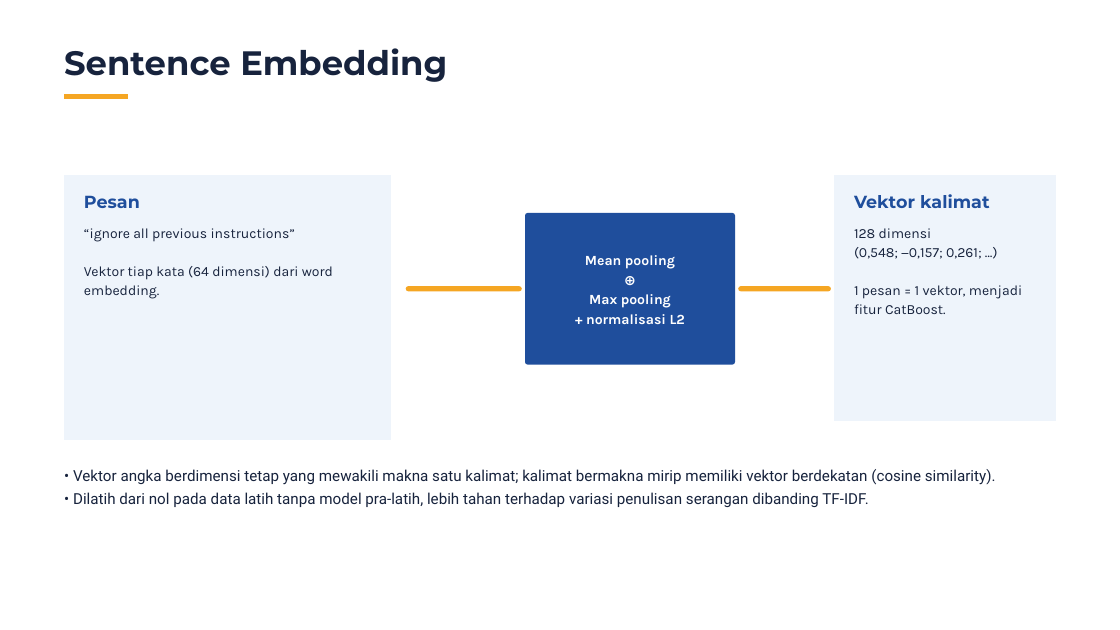
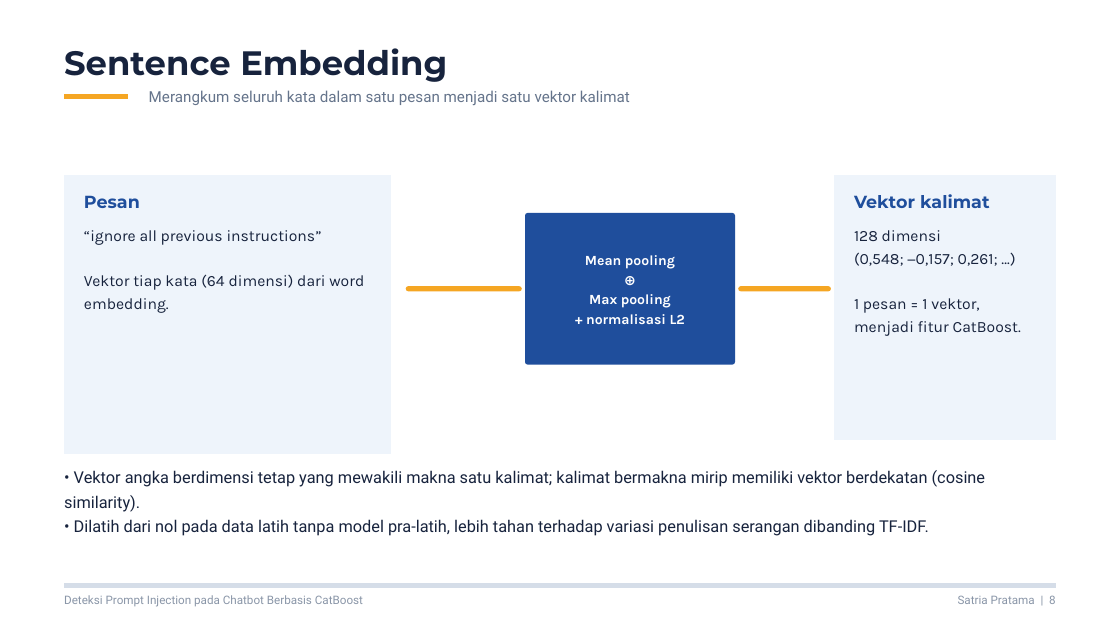
Before and after one commit to philipusmaranata/NetFort-Technologies, a slide deck: slide 8 of presentasi/Sidang_Skripsi_CatBoost.pptx. Drawn at 1120x630 pixels with LibreOffice and Linux fonts; fonts in the diff are those of the drawing. Boxes give left, top, right and bottom in pixels: in the first picture for what was removed or moved away, otherwise in the second. Text is boxed around its words. In the diff, an @@ line names an element or a change of style, - is before the commit and + after.

```diff
--- a/presentasi/Sidang_Skripsi_CatBoost.pptx
+++ b/presentasi/Sidang_Skripsi_CatBoost.pptx
@@ text added at [149, 90, 630, 105], 19.5 pt, text #65748B @@
+Merangkum seluruh kata dalam satu pesan menjadi satu vektor kalimat
@@ freeform shape: place and size @@
-freeform shape at [64, 175, 391, 440]
+freeform shape at [64, 175, 391, 454]
@@ freeform shape: place and size @@
-freeform shape at [834, 175, 1056, 421]
+freeform shape at [834, 175, 1056, 440]
@@ text "“ignore all previous instructions”" at [84, 230, 364, 313]: size 18 to 20.2 pt; line spacing 24.3pt to 29.4pt @@
@@ text "128 dimensi" at [854, 230, 1021, 336]: size 18 to 20.2 pt; line spacing 24.3pt to 29.4pt @@
@@ text "• Vektor angka berdimensi tetap ..." at [64, 470, 986, 536]: size 19.5 to 21 pt; line spacing 29.2pt to 31.5pt @@
@@ freeform shape added at [64, 584, 1056, 588], fill #D5DDE8 @@
@@ text added at [64, 595, 363, 607], 15 pt, text #8A96A8 @@
+Deteksi Prompt Injection pada Chatbot Berbasis CatBoost
@@ text added at [958, 595, 1056, 604], 15 pt, text #8A96A8 @@
+Satria Pratama | 8
```
Also in this commit, not shown: 16 other slides changed, 1 other file.
